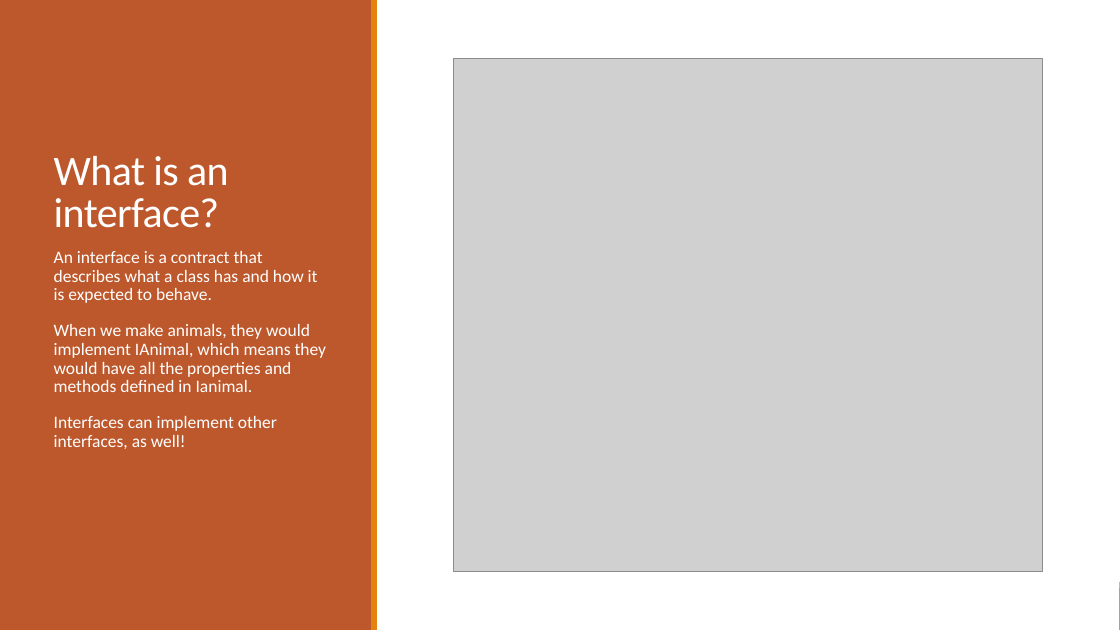
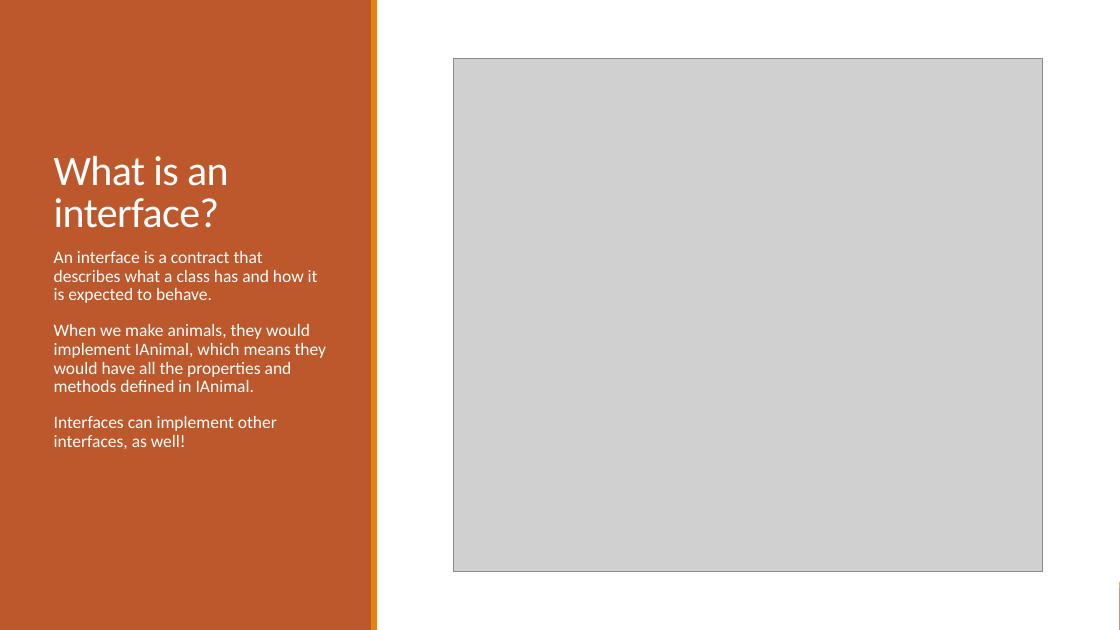
Before and after one commit to Troy-Web-Consulting/twc-training-oop-fundamentals, a slide deck: slide 9 of presentation.pptx (slide 8 before the commit). Drawn at 1120x630 pixels with LibreOffice and Linux fonts; fonts in the diff are those of the drawing; grey boxes stand for pictures. Boxes give left, top, right and bottom in pixels: in the first picture for what was removed or moved away, otherwise in the second. Text is boxed around its words. In the diff, an @@ line names an element or a change of style, - is before the commit and + after.

```diff
--- a/presentation.pptx
+++ b/presentation.pptx
@@ text at <box>54,324,327,392</box>: text changed @@
-  When we make animals, they would implement IAnimal, which means they would have all the properties and methods defined in Ianimal.
+  When we make animals, they would implement IAnimal, which means they would have all the properties and methods defined in IAnimal.
```
Also in this commit, not shown: 1 other slide changed, 1 slide added, 1 other file.
